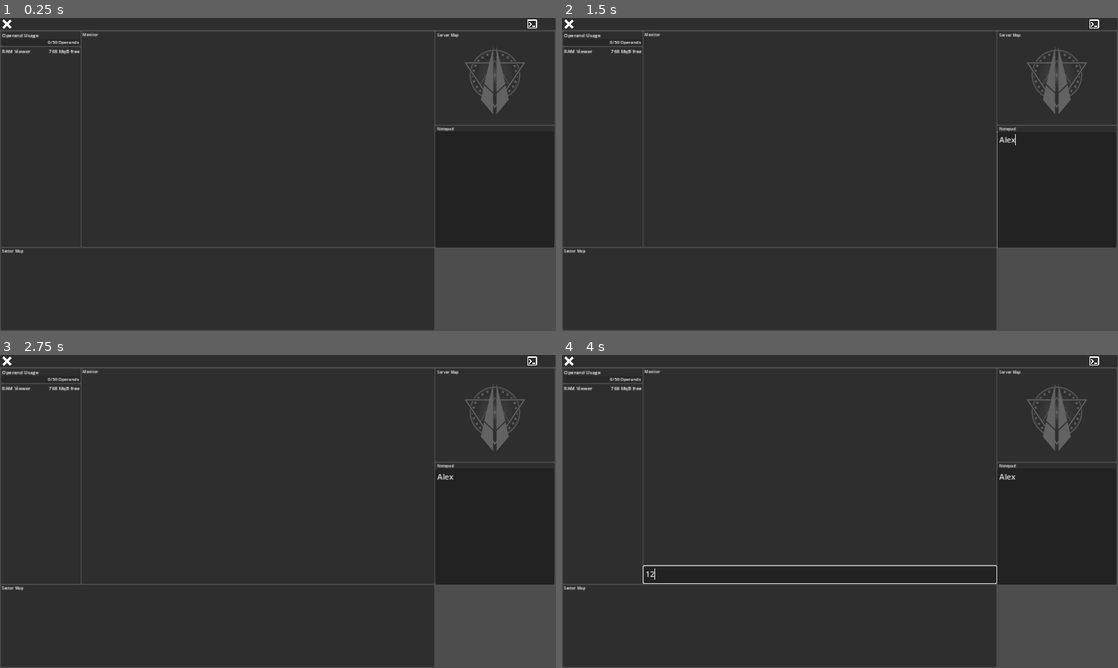
Above: before the commit, frames 1-4 (two rows, left to right).
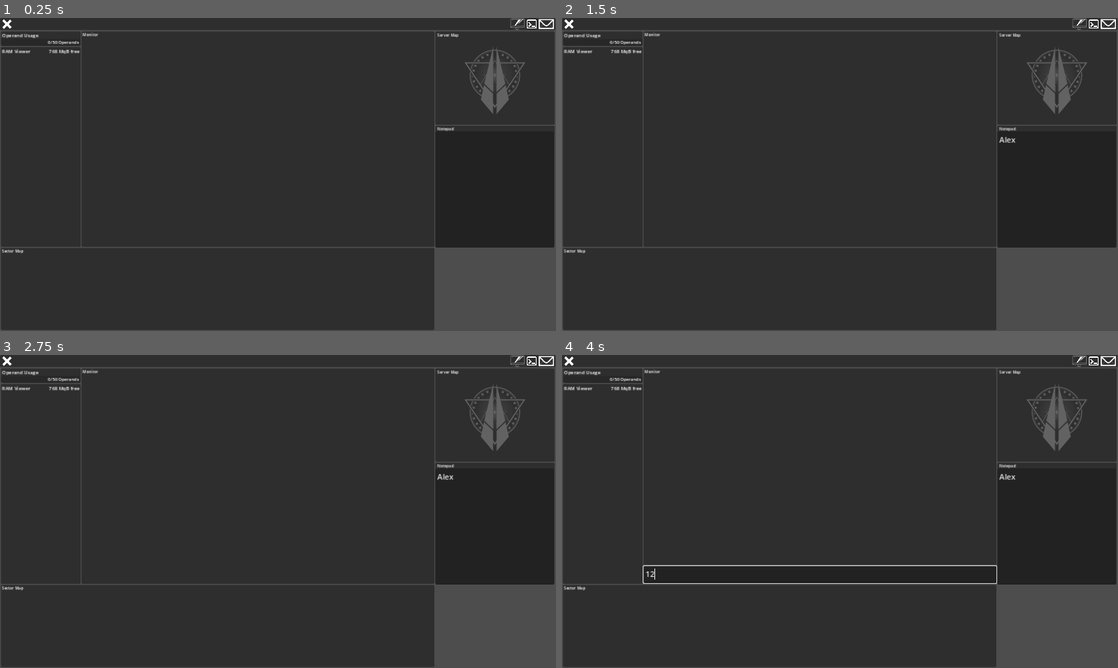
Above: after the commit, the same moments.

Repository: pivinx1/canon
Game: Godot game, scene res://scenes/game.tscn
Two runs of this game, one before a commit and one after it. Both use one fixed random seed, a clock stepped at 60 frames per second and the inputs below.
Inputs (mouse positions are in pixels of both pictures, inside the frame that each line leads up to; where the layout moved, square brackets give the same spot in the first picture):
- Up to frame 1 (0.25 s): no input
- Up to frame 2 (1.5 s): click (1056, 190) at 0.52 s; type "Alex" at 0.6 s; click (1079, 24) at 1.27 s
- Up to frame 3 (2.75 s): click (544, 361) [550, 361] at 2 s
- Up to frame 4 (4 s): click (1095, 361) at 2.75 s; click (817, 574) at 3.52 s; type "12" at 3.6 s

The runs differ from the first frame. In frame 1, 0.1% of the frame differs, in the area x 91-100%, y 0-4%; in frame 2, 0.2%, in the area x 78-100%, y 0-74%; in frame 3, 0.1%; in frame 4, 0.1%.

Commit message:
prepare for mail and connection views

Diff:
--- a/scenes/game.tscn
+++ b/scenes/game.tscn
@@ -6,7 +6,9 @@
 [ext_resource type="Script" path="res://scripts/Toolbar.gd" id="3_ywqmx"]
 [ext_resource type="Texture2D" uid="uid://b2l51tjioeu4t" path="res://textures/UIComponents/Cross.png" id="4_5bj53"]
 [ext_resource type="Texture2D" uid="uid://bh8bwrs4my671" path="res://textures/UIComponents/Terminal.png" id="6_21hy4"]
+[ext_resource type="Texture2D" uid="uid://c3vo4yxu82w3a" path="res://textures/UIComponents/Mail.png" id="6_sh76b"]
 [ext_resource type="Script" path="res://MonitorView.gd" id="7_jqy2d"]
+[ext_resource type="Texture2D" uid="uid://cmopjbn4eaaa" path="res://textures/UIComponents/ConnectionComputer.png" id="8_c3f8j"]
 
 [sub_resource type="LabelSettings" id="LabelSettings_4n43j"]
 font_size = 8
@@ -91,19 +93,32 @@
 
 [node name="OpenMailView" type="TextureButton" parent="Toolbar"]
 layout_mode = 0
-offset_left = 1124.0
+offset_left = 1115.0
 offset_right = 1149.0
 offset_bottom = 25.0
+tooltip_text = "Opens your mailbox."
+texture_normal = ExtResource("6_sh76b")
+stretch_mode = 5
 
 [node name="OpenTerminal" type="TextureButton" parent="Toolbar"]
 layout_mode = 0
-offset_left = 1090.0
-offset_right = 1115.0
+offset_left = 1089.0
+offset_right = 1114.0
 offset_bottom = 25.0
 tooltip_text = "Opens the terminal."
 texture_normal = ExtResource("6_21hy4")
 ignore_texture_size = true
 stretch_mode = 5
+
+[node name="ConnectionView" type="TextureButton" parent="Toolbar"]
+layout_mode = 0
+offset_left = 1056.0
+offset_right = 1089.0
+offset_bottom = 25.0
+tooltip_text = "View your current connection."
+texture_normal = ExtResource("8_c3f8j")
+ignore_texture_size = true
+stretch_mode = 4
 
 [node name="OperandUsage" type="Panel" parent="."]
 layout_mode = 0
Not shown: 1 places in scenes/game.tscn that only renumber resources
Binary file added: textures/UIComponents/ConnectionComputer.png
Not shown, added: textures/UIComponents/ConnectionComputer.png.import
Binary file added: textures/UIComponents/Mail.png
Not shown, added: textures/UIComponents/Mail.png.import
